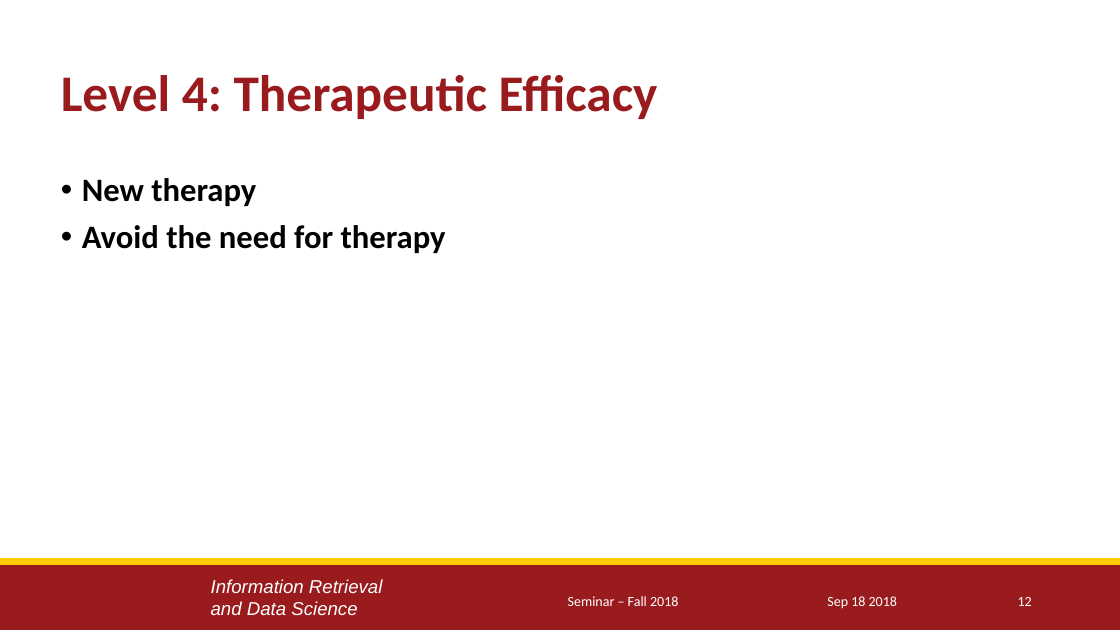
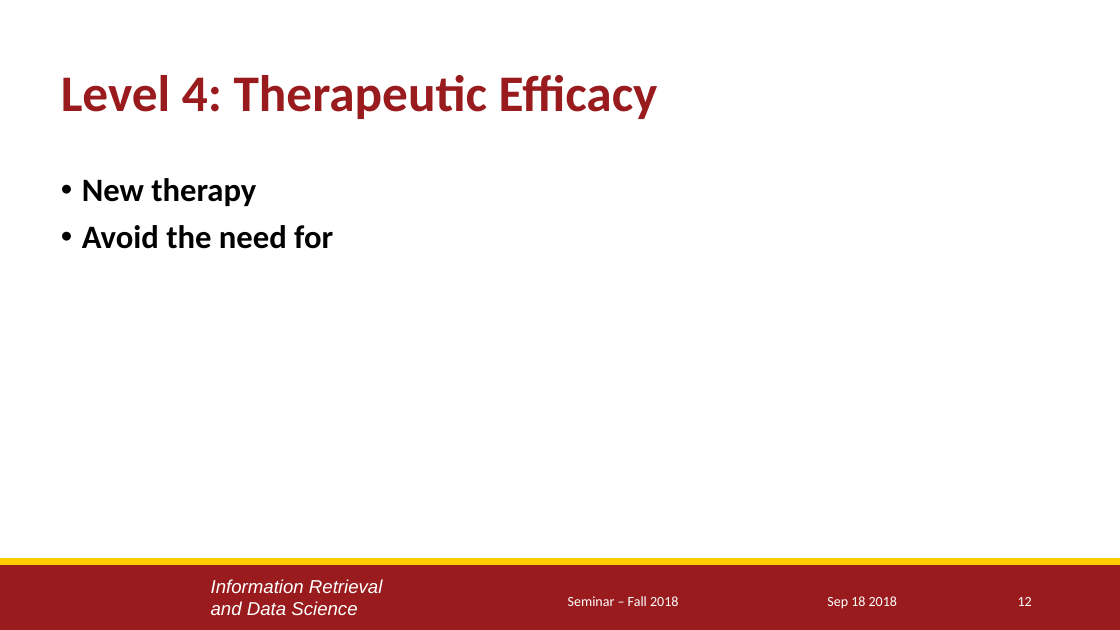
Before and after one commit to yuesOctober/survey, a slide deck: slide 12 of Presentation_1.pptx. Drawn at 1120x630 pixels with LibreOffice and Linux fonts; fonts in the diff are those of the drawing; background and template pictures are left out. Boxes give left, top, right and bottom in pixels: in the first picture for what was removed or moved away, otherwise in the second. Text is boxed around its words. In the diff, an @@ line names an element or a change of style, - is before the commit and + after.

Commit message:
revise

```diff
--- a/Presentation_1.pptx
+++ b/Presentation_1.pptx
@@ text at box(82, 225, 333, 249): text changed @@
-• Avoid the need for therapy
+• Avoid the need for
```
Also in this commit, not shown: 1 other slide changed.
